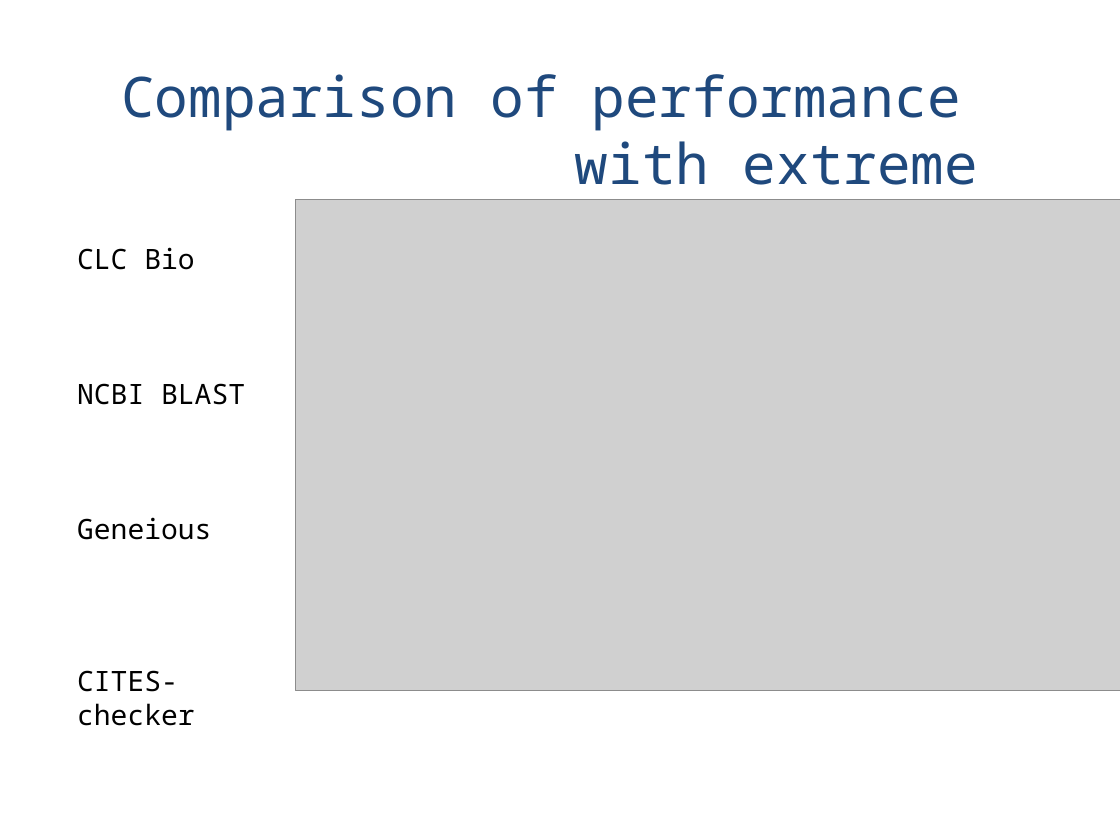
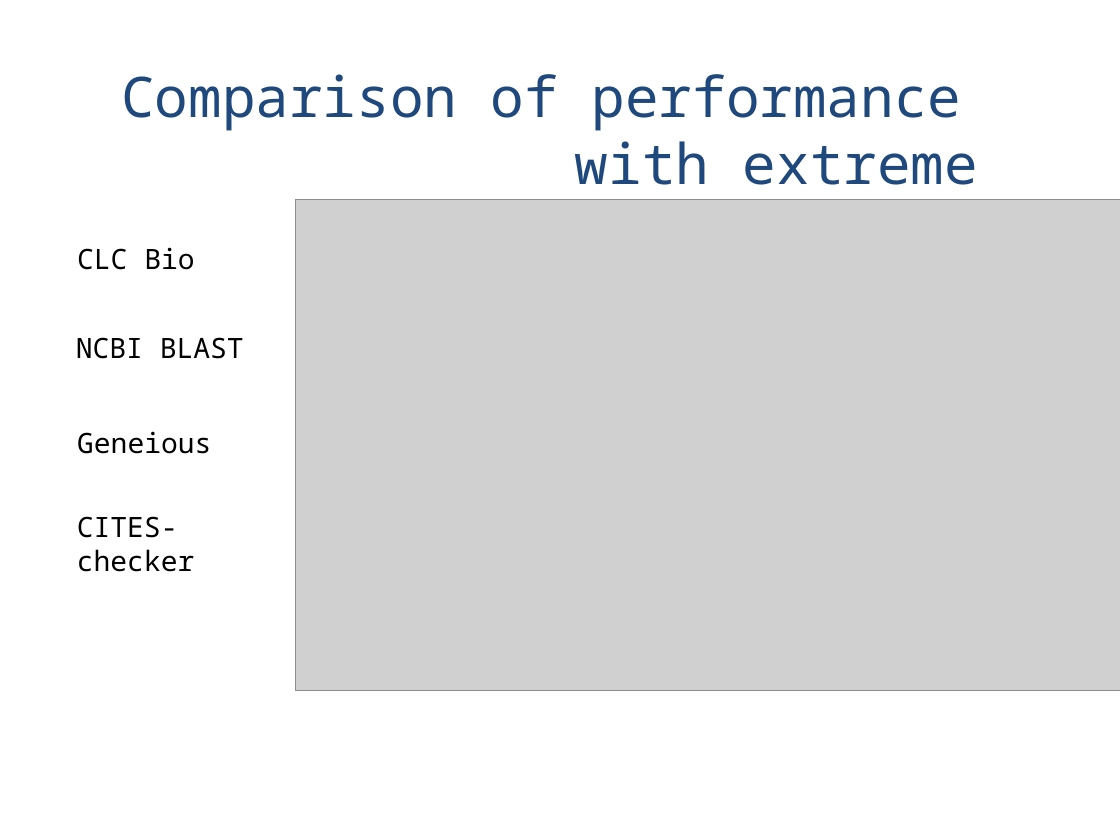
Before and after one commit to naturalis/HTS-barcode-checker, a slide deck: slide 22 of doc/presentationV4.pptx. Drawn at 1120x840 pixels with LibreOffice and Linux fonts; fonts in the diff are those of the drawing; grey boxes stand for pictures. Boxes give left, top, right and bottom in pixels: in the first picture for what was removed or moved away, otherwise in the second. Text is boxed around its words. In the diff, an @@ line names an element or a change of style, - is before the commit and + after.

```diff
--- a/doc/presentationV4.pptx
+++ b/doc/presentationV4.pptx
@@ text "NCBI BLAST": place and size @@
-text "NCBI BLAST" at box(77, 383, 245, 405)
+text "NCBI BLAST" at box(76, 337, 244, 359)
@@ text "Geneious": place and size @@
-text "Geneious" at box(77, 517, 211, 540)
+text "Geneious" at box(77, 431, 211, 454)
@@ text "CITES-checker": place and size @@
-text "CITES-checker" at box(77, 670, 195, 726)
+text "CITES-checker" at box(77, 516, 195, 572)
```
Also in this commit, not shown: 6 other slides changed.
